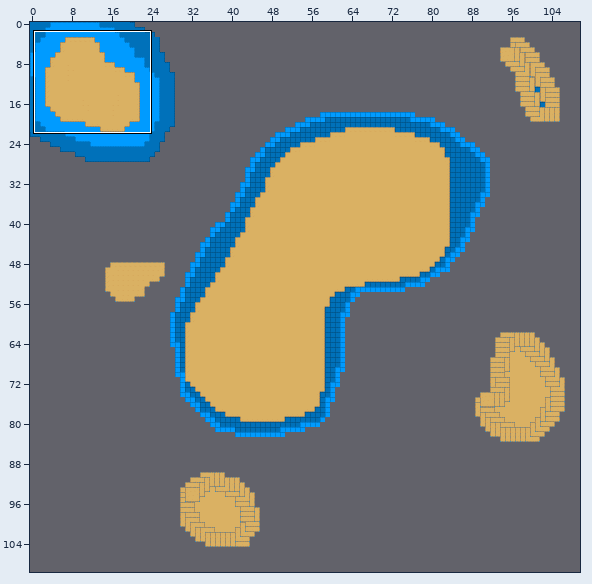
A Tiled map gets an edit: Pixapirate/Levels/start.tmx. Above: a wide view before the commit, with the close-up outlined.
Close-up. Old version:
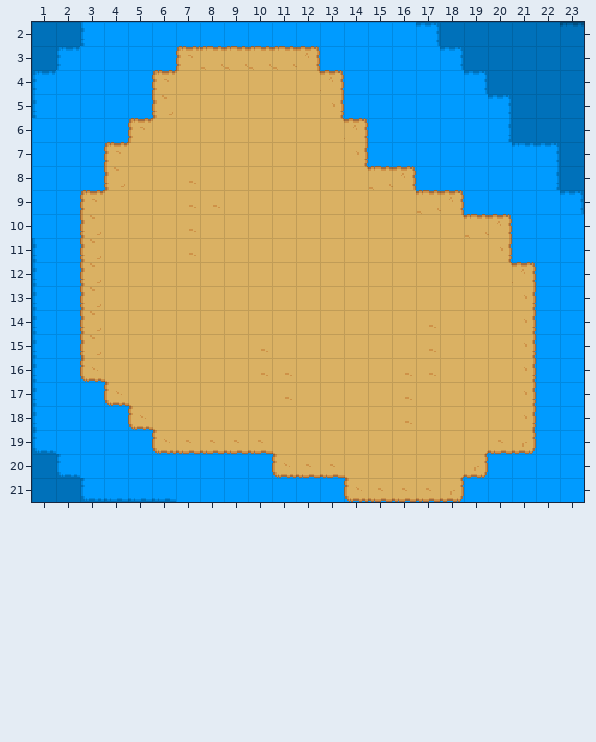
Cells are 16x16 px. Shown: x 1..23, y 2..21.
After:
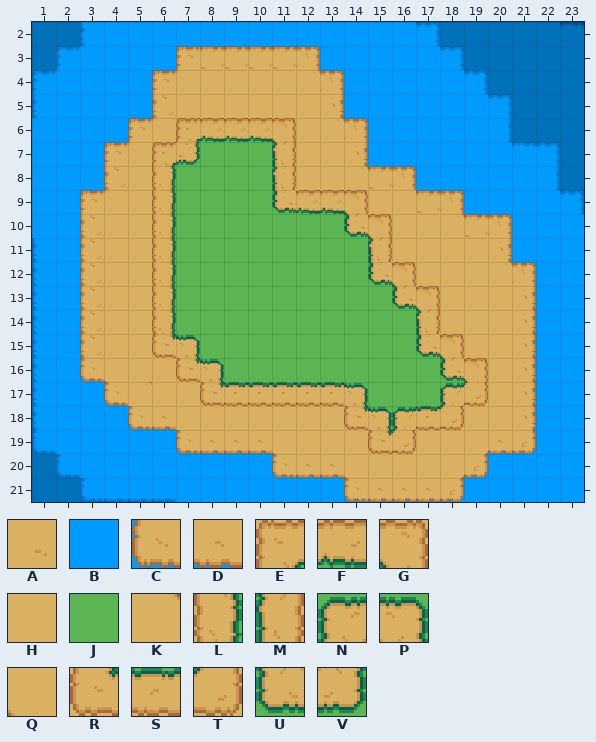
Key: from "PixapirateTileset": A 17, B 20, C 32, D 33, E 48, F 49, G 50, H 51, J 52, K 54, L 64, M 66, N 67, P 68, Q 69, R 80, S 81, T 82, U 83, V 84.
_ is an empty cell.
Change:
{"where": "layer \"Tile Layer 1\""}
{"y":6,"x":7,"old":"HHHHH","new":"EFFFG"}
{"y":7,"x":6,"old":"HHHHHH","new":"EVJJJM"}
{"y":8,"x":6,"old":"HAHHHH","new":"LJJJJM"}
{"y":9,"x":6,"old":"HAAHHHHHH","new":"LJJJJUFFG"}
{"y":10,"x":6,"old":"HAHHHHHHHH","new":"LJJJJJJJUG"}
{"y":11,"x":6,"old":"HAHHHHHHHH","new":"LJJJJJJJJM"}
{"y":12,"x":6,"old":"HHHHHHHHHHH","new":"LJJJJJJJJUG"}
{"y":13,"x":6,"old":"HHHHHHHHHHHH","new":"LJJJJJJJJJUG"}
{"y":14,"x":6,"old":"HHHHHHHHHHHA","new":"LJJJJJJJJJJM"}
{"y":15,"x":6,"old":"HHHHAHHHHHHAH","new":"RPJJJJJJJJJUG"}
{"y":16,"x":7,"old":"HHHAAHHHHAAHH","new":"RPJJJJJJJJJUG"}
{"y":17,"x":5,"old":"Q","new":"K"}
{"y":17,"x":8,"old":"HHHAHHHHAHHH","new":"RSSSSSPJJJNT"}
{"y":18,"x":6,"old":"Q","new":"D"}
{"y":18,"x":14,"old":"HHAHH","new":"RPNST"}
{"y":19,"x":6,"old":"CD","new":"BC"}
{"y":19,"x":15,"old":"HH","new":"RT"}
{"label":"changed","picture_box":[128,118,488,454]}
